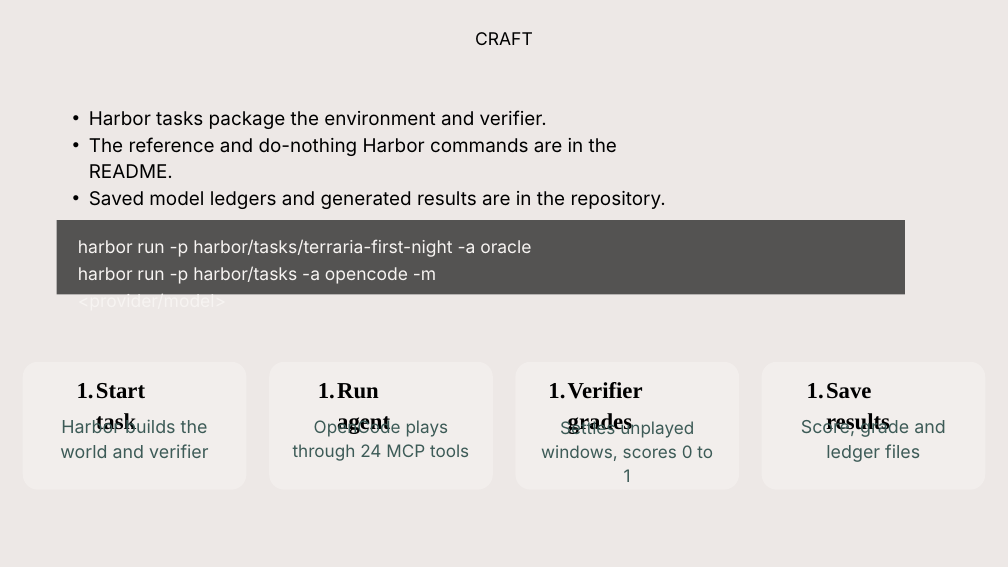
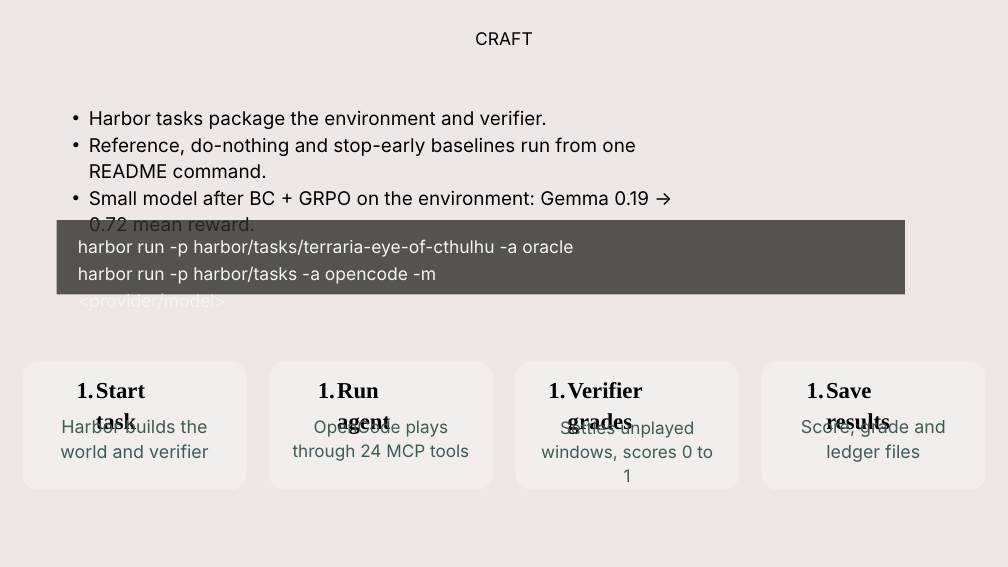
Before and after one commit to mairazaini/TerrariaBench, a slide deck: slide 8 of TerrariaBench.pptx. Drawn at 1008x567 pixels with LibreOffice and Linux fonts; fonts in the diff are those of the drawing; background and template pictures are left out. Boxes give left, top, right and bottom in pixels: in the first picture for what was removed or moved away, otherwise in the second. Text is boxed around its words. In the diff, an @@ line names an element or a change of style, - is before the commit and + after.

```diff
--- a/TerrariaBench.pptx
+++ b/TerrariaBench.pptx
@@ text at [89, 137, 649, 231]: text changed @@
-  • The reference and do-nothing Harbor commands are in the README.
-  • Saved model ledgers and generated results are in the repository.
+  • Reference, do-nothing and stop-early baselines run from one README command.
+  • Small model after BC + GRPO on the environment: Gemma 0.19 → 0.72 mean reward.
@@ text at [78, 239, 573, 257]: text changed @@
-harbor run -p harbor/tasks/terraria-first-night -a oracle
+harbor run -p harbor/tasks/terraria-eye-of-cthulhu -a oracle
```
Also in this commit, not shown: 6 other slides changed, 46 other files.
